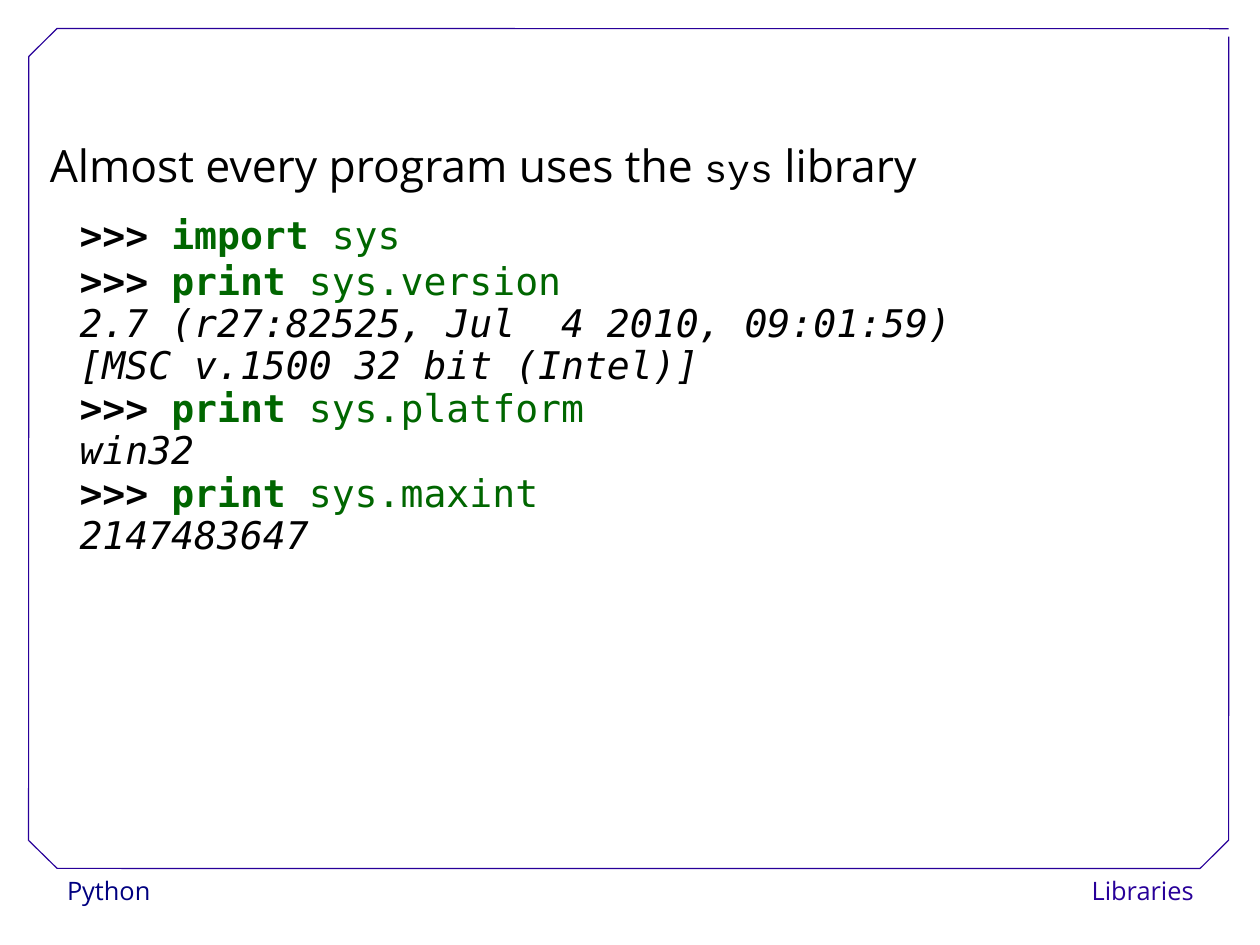
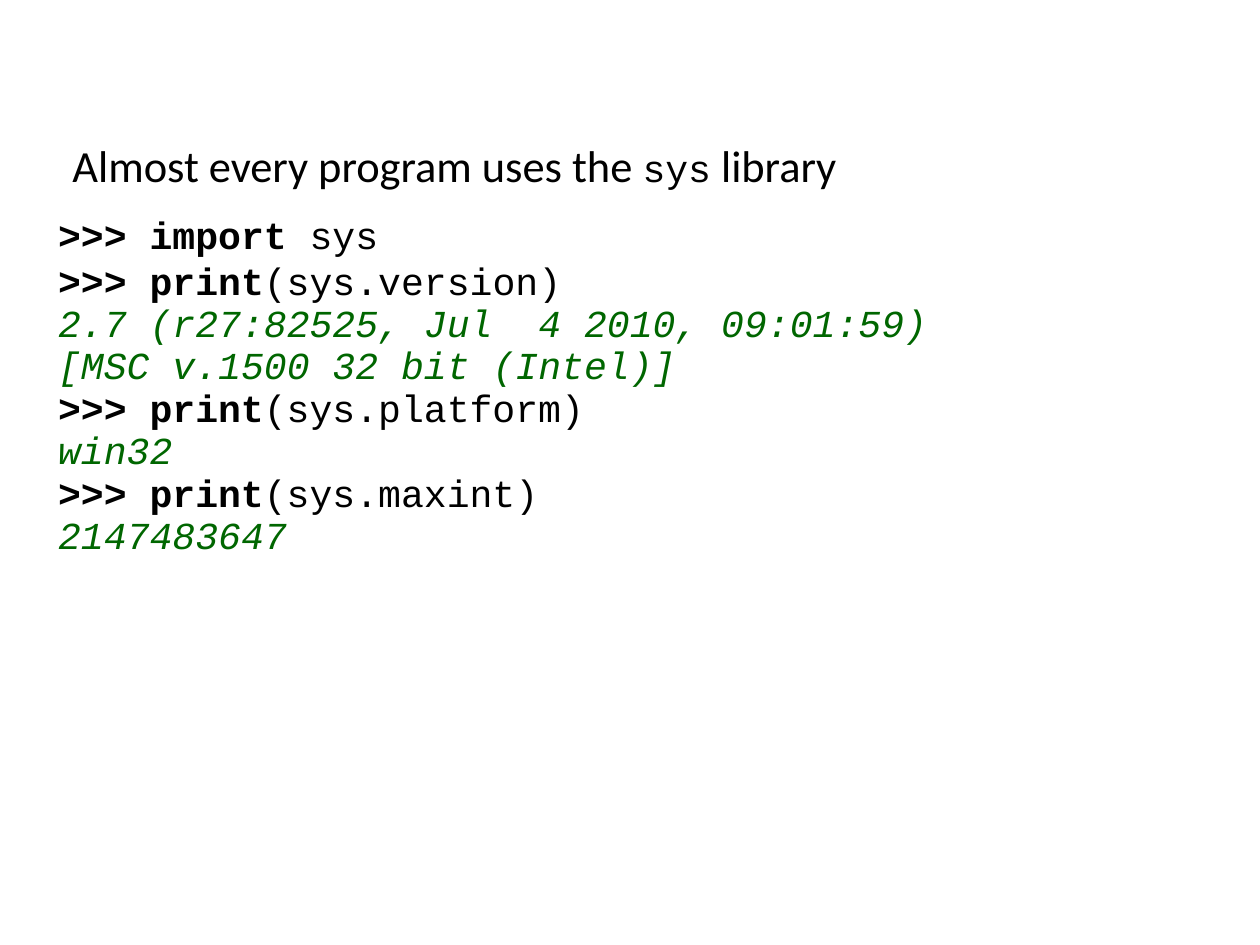
Before and after one commit to ncasuk/ncas-isc, a slide deck: slide 44 of python/presentations/learning_python/16_lib.ppt. Drawn at 1260x945 pixels with LibreOffice and Linux fonts; fonts in the diff are those of the drawing; background and template pictures are left out. Boxes give left, top, right and bottom in pixels: in the first picture for what was removed or moved away, otherwise in the second. Text is boxed around its words. In the diff, an @@ line names an element or a change of style, - is before the commit and + after.

Commit message:
Updated and changed learning_python13-16

```diff
--- a/python/presentations/learning_python/16_lib.ppt
+++ b/python/presentations/learning_python/16_lib.ppt
@@ text "Almost every program uses the ..." moved from (x1=50, y1=148, x2=916, y2=193) to (x1=72, y1=151, x2=836, y2=190) @@
@@ text "Almost every program uses the ..." at (x1=72, y1=151, x2=836, y2=190): font Open Sans to Calibri @@
@@ text ">>> import sys" moved from (x1=80, y1=218, x2=951, y2=550) to (x1=58, y1=222, x2=927, y2=550) @@
@@ text at (x1=58, y1=222, x2=927, y2=550): font DejaVu Sans Mono to Courier New in ">>> import sys", "2.7 (r27:82525, Jul 4 2010, 09:01:59)", "[MSC v.1500 32 bit (Intel)]", "win32" and 1 more places; text colour #006600 to #000000 in "import sys"; text colour #000000 to #006600 in "2.7 (r27:82525, Jul 4 2010, 09:01:59)", "[MSC v.1500 32 bit (Intel)]", "win32", "2147483647" @@
@@ text at (x1=150, y1=268, x2=562, y2=303): text changed; font DejaVu Sans Mono to Courier New; text colour #006600 to #000000 @@
->>> print sys.version
+>>> print(sys.version)
@@ text at (x1=150, y1=394, x2=584, y2=430): text changed; font DejaVu Sans Mono to Courier New; text colour #006600 to #000000 @@
->>> print sys.platform
+>>> print(sys.platform)
@@ text at (x1=150, y1=479, x2=539, y2=515): text changed; font DejaVu Sans Mono to Courier New; text colour #006600 to #000000 @@
->>> print sys.maxint
+>>> print(sys.maxint)
@@ group removed at (x1=29, y1=29, x2=1229, y2=869): 7 lines @@
@@ text removed at (x1=67, y1=880, x2=150, y2=906) @@
-Python
@@ text removed at (x1=1092, y1=880, x2=1194, y2=901) @@
-Libraries
```
Also in this commit, not shown: 85 other slides changed, 2 slides added, 7 slides removed, 4 other files.
